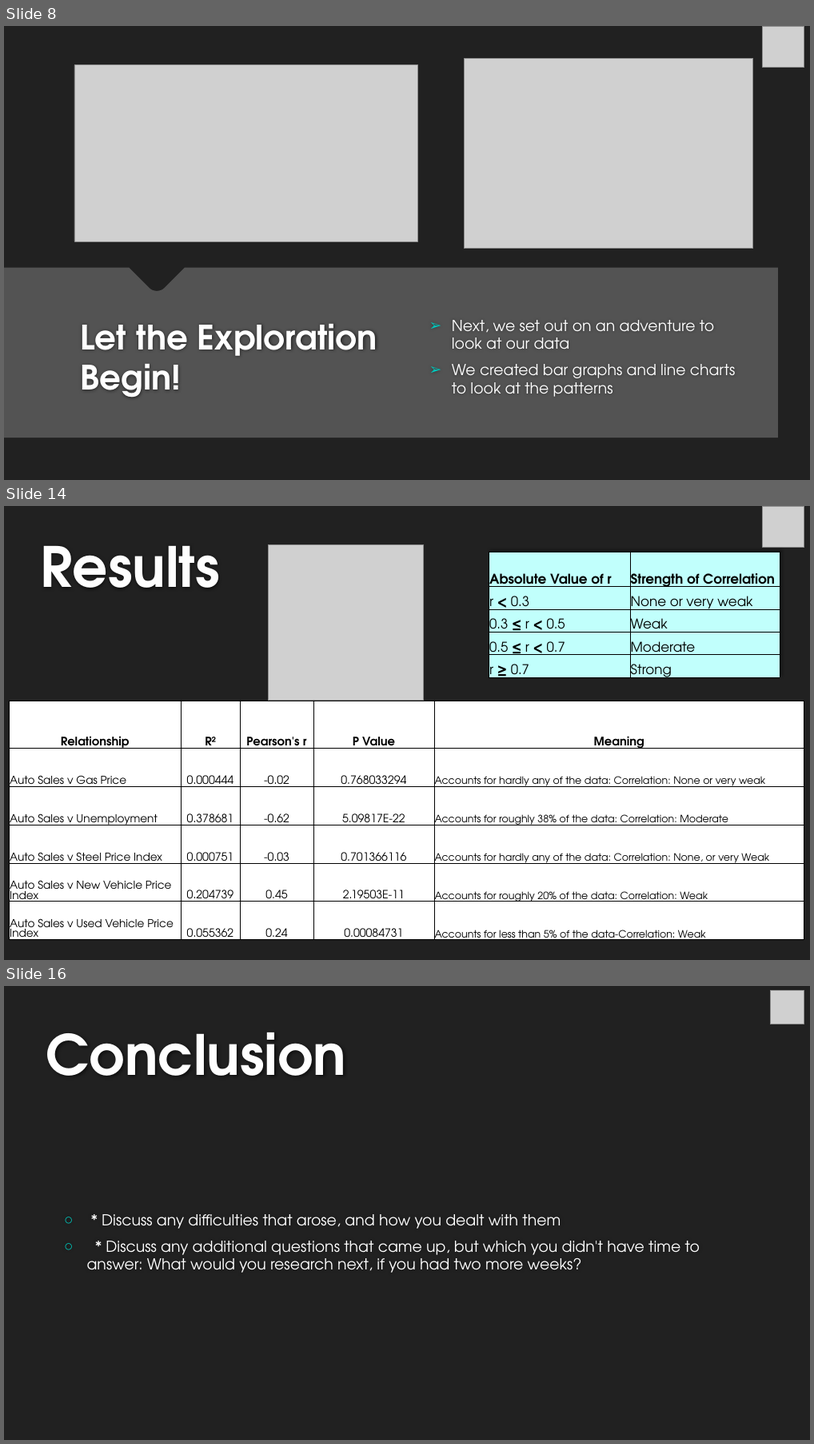
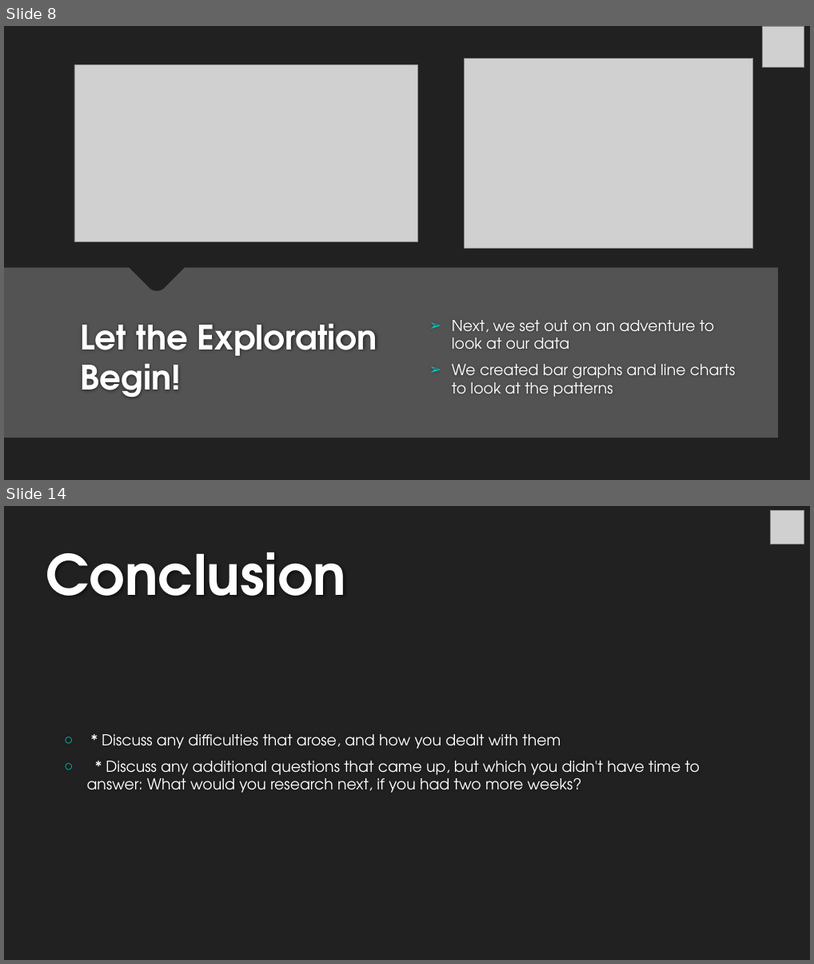
Before and after one commit to michelleherman13/auto-sales, a slide deck: Presentation/Auto_sales_Michelle.pptx. Shown one above the other, each under a label of ours: slides 8, 14 and 16 before the commit, slides 8 and 14 after it; the slides between them are not shown. The pictures are 814x1444 and 814x964 pixels, drawn with LibreOffice and Linux fonts; fonts in the diff are those of the drawing; grey boxes stand for pictures; background and template pictures are left out. Boxes give left, top, right and bottom in pixels: in the first picture for what was removed or moved away, otherwise in the second. Text is boxed around its words. In the diff, an @@ line names an element or a change of style, - is before the commit and + after.

```diff
--- a/Presentation/Auto_sales_Michelle.pptx
+++ b/Presentation/Auto_sales_Michelle.pptx
@@ slide 14 removed at box(4, 506, 810, 960), background #212121 @@
@@ picture removed at box(763, 506, 805, 548) @@
@@ title removed at box(41, 546, 220, 588) @@
-Results
@@ picture removed at box(268, 544, 424, 700) @@
@@ table removed at box(489, 552, 780, 684), 5 rows, 2 columns @@
-Absolute Value of r | Strength of Correlation
-r < 0.3 | None or very weak
-0.3 ≤ r < 0.5 | Weak
-0.5 ≤ r < 0.7 | Moderate
-r ≥ 0.7 | Strong
@@ table removed at box(10, 700, 805, 946), 6 rows, 5 columns @@
-Relationship | R² | Pearson's r | P Value | Meaning
-Auto Sales v Gas Price | 0.000444 | -0.02 | 0.768033294 | Accounts for hardly any of the data: Correlation: None or very weak
-Auto Sales v Unemployment | 0.378681 | -0.62 | 5.09817E-22 | Accounts for roughly 38% of the data: Correlation: Moderate
-Auto Sales v Steel Price Index | 0.000751 | -0.03 | 0.701366116 | Accounts for hardly any of the data: Correlation: None, or very Weak
-Auto Sales v New Vehicle Price Index | 0.204739 | 0.45 | 2.19503E-11 | Accounts for roughly 20% of the data: Correlation: Weak
-Auto Sales v Used Vehicle Price Index | 0.055362 | 0.24 | 0.00084731 | Accounts for less than 5% of the data-Correlation: Weak
@@ what was slide 16 is now slide 14 @@
```
Also in this commit, not shown: 6 slides changed, 1 other slide removed.
